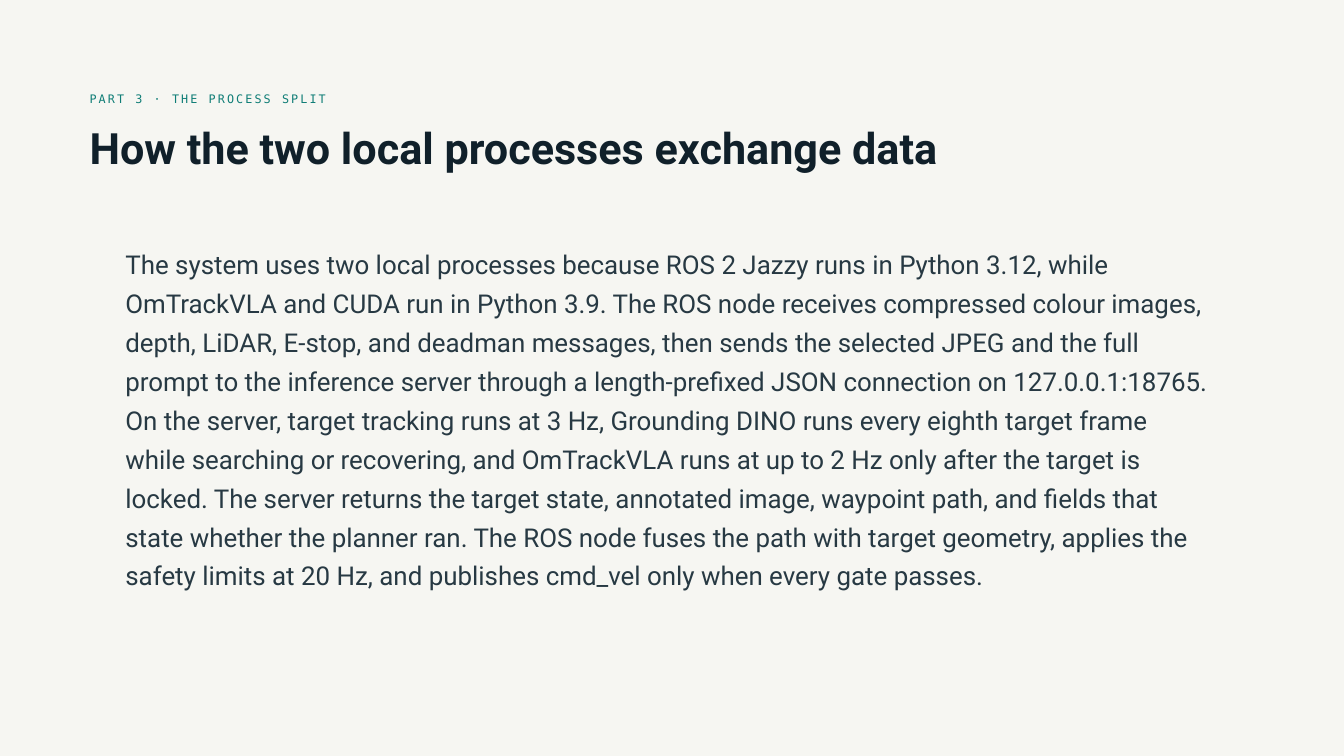
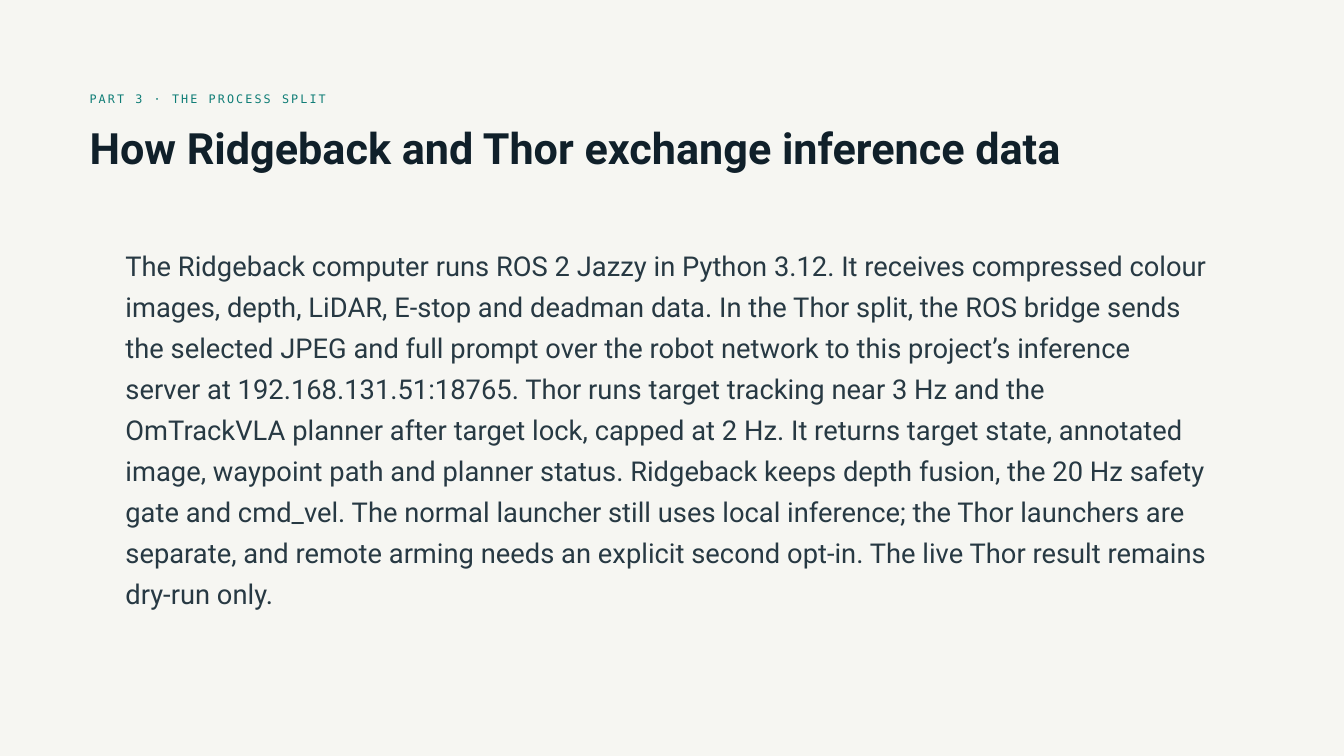
Before and after one commit to PrathamRathod14/OmTrackVLA, a slide deck: slide 16 of docs/OmTrackVLA Ridgeback technical review 2026-09-28.pptx. Drawn at 1344x756 pixels with LibreOffice and Linux fonts; fonts in the diff are those of the drawing. Boxes give left, top, right and bottom in pixels: in the first picture for what was removed or moved away, otherwise in the second. Text is boxed around its words. In the diff, an @@ line names an element or a change of style, - is before the commit and + after.

Commit message:
Record fresh Thor live validation and update review deck

```diff
--- a/docs/OmTrackVLA Ridgeback technical review 2026-09-28.pptx
+++ b/docs/OmTrackVLA Ridgeback technical review 2026-09-28.pptx
@@ text at [90, 131, 1060, 173]: text changed @@
-How the two local processes exchange data
+How Ridgeback and Thor exchange inference data
@@ text at [125, 255, 1206, 610]: text changed; size 18.5 to 19.5 pt @@
-The system uses two local processes because ROS 2 Jazzy runs in Python 3.12, while OmTrackVLA and CUDA run in Python 3.9. The ROS node receives compressed colour images, depth, LiDAR, E-stop, and deadman messages, then sends the selected JPEG and the full prompt to the inference server through a length-prefixed JSON connection on 127.0.0.1:18765. On the server, target tracking runs at 3 Hz, Grounding DINO runs every eighth target frame while searching or recovering, and OmTrackVLA runs at up to 2 Hz only after the target is locked. The server returns the target state, annotated image, waypoint path, and fields that state whether the planner ran. The ROS node fuses the path with target geometry, applies the safety limits at 20 Hz, and publishes cmd_vel only when every gate passes.
+The Ridgeback computer runs ROS 2 Jazzy in Python 3.12. It receives compressed colour images, depth, LiDAR, E-stop and deadman data. In the Thor split, the ROS bridge sends the selected JPEG and full prompt over the robot network to this project’s inference server at 192.168.131.51:18765. Thor runs target tracking near 3 Hz and the OmTrackVLA planner after target lock, capped at 2 Hz. It returns target state, annotated image, waypoint path and planner status. Ridgeback keeps depth fusion, the 20 Hz safety gate and cmd_vel. The normal launcher still uses local inference; the Thor launchers are separate, and remote arming needs an explicit second opt-in. The live Thor result remains dry-run only.
```
Also in this commit, not shown: 1 other slide changed, 3 other files.
